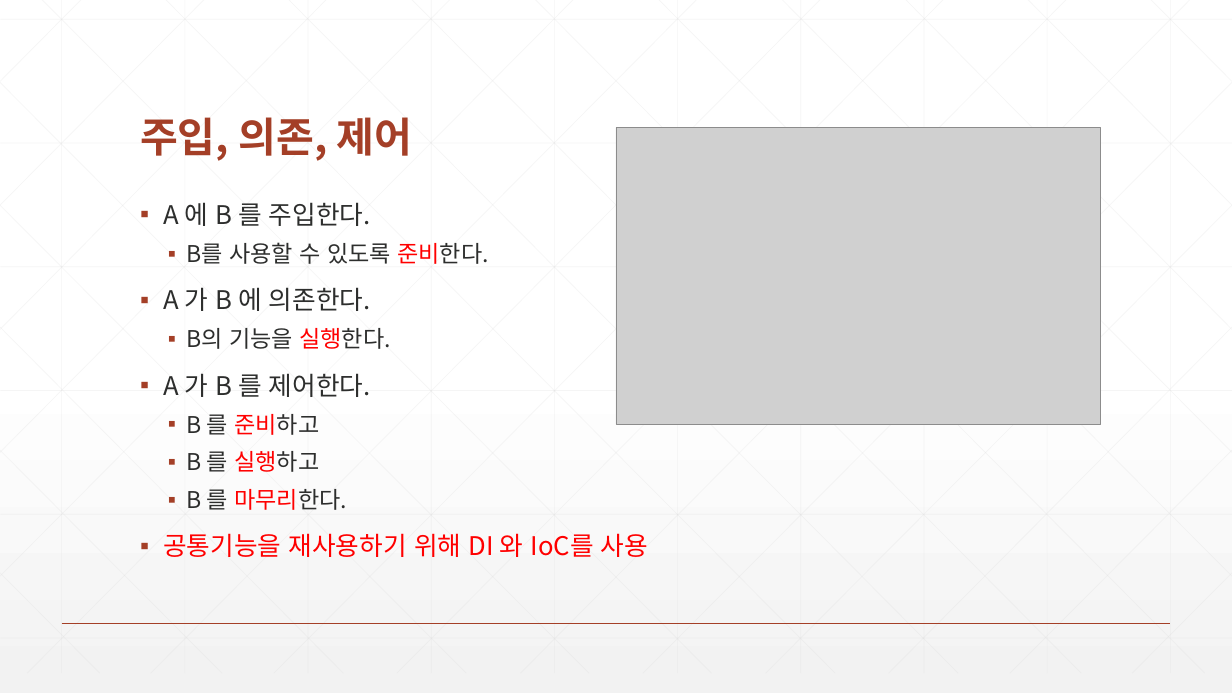
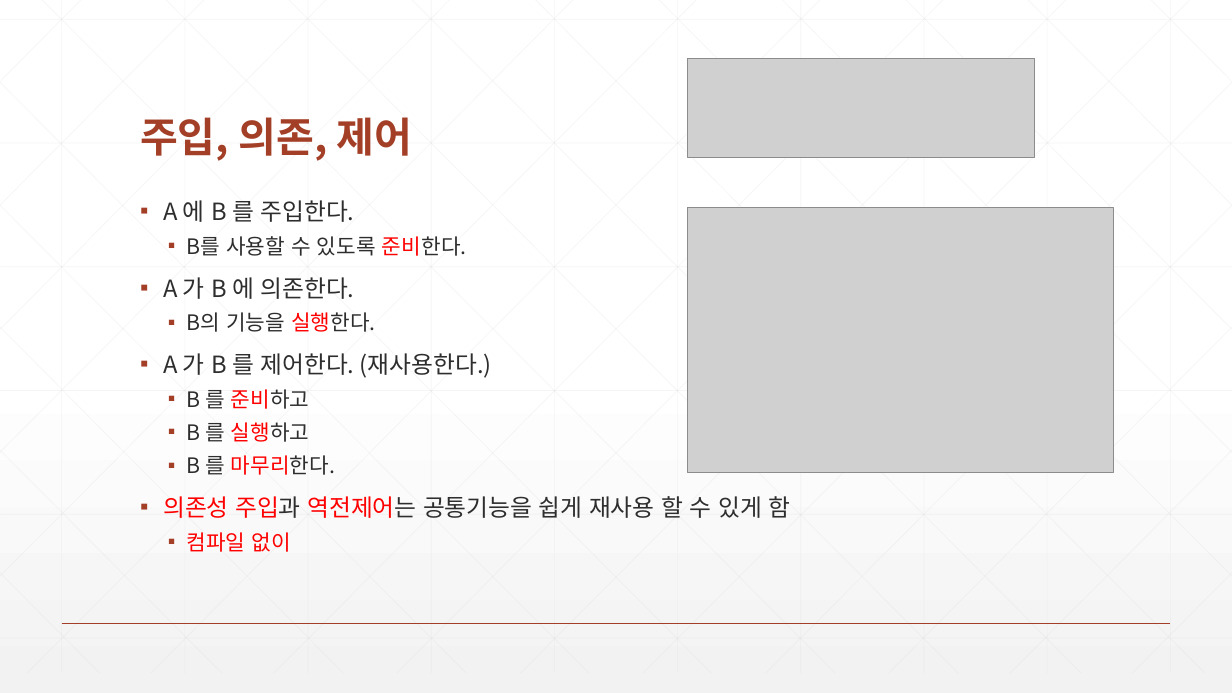
Before and after one commit to zeroshift01/code5, a slide deck: slide 4 of inflearn04/doc/3.비즈니스 공통 기능을 재사용할 수 있는 IoC 와 DI 를 구현합니다.pptx. Drawn at 1232x693 pixels with LibreOffice and Linux fonts; fonts in the diff are those of the drawing; grey boxes stand for pictures. Boxes give left, top, right and bottom in pixels: in the first picture for what was removed or moved away, otherwise in the second. Text is boxed around its words. In the diff, an @@ line names an element or a change of style, - is before the commit and + after.

```diff
--- a/inflearn04/doc/3.비즈니스 공통 기능을 재사용할 수 있는 IoC 와 DI 를 구현합니다.pptx
+++ b/inflearn04/doc/3.비즈니스 공통 기능을 재사용할 수 있는 IoC 와 DI 를 구현합니다.pptx
@@ picture added at bbox=[688, 58, 1035, 157] @@
@@ text at bbox=[163, 200, 467, 475]: size 20 to 18.5 pt in "A 에 B 를 주입한다.", "A 가 B 에 의존한다."; size 18 to 16.6 pt in "B를 사용할 수 있도록 준비한다.", "B의 기능을 실행한다.", "B 를 준비하고", "B 를 실행하고" and 1 more places; line spacing 0.8 to 0.7 @@
@@ picture: place and size @@
-picture at bbox=[616, 128, 1102, 424]
+picture at bbox=[688, 208, 1114, 472]
@@ text at bbox=[163, 353, 492, 378]: text changed; size 20 to 18.5 pt @@
-▪ A 가 B 를 제어한다.
+▪ A 가 B 를 제어한다. (재사용한다.)
@@ text at bbox=[163, 496, 791, 552]: text changed; size 20 to 18.5 pt; text colour #FF0000 to #2D2E2D @@
-▪ 공통기능을 재사용하기 위해 DI 와 IoC를 사용
+▪ 의존성 주입과 역전제어는 공통기능을 쉽게 재사용 할 수 있게 함
+  ▪ 컴파일 없이
```
Also in this commit, not shown: 2 other slides changed, 12 other files.
